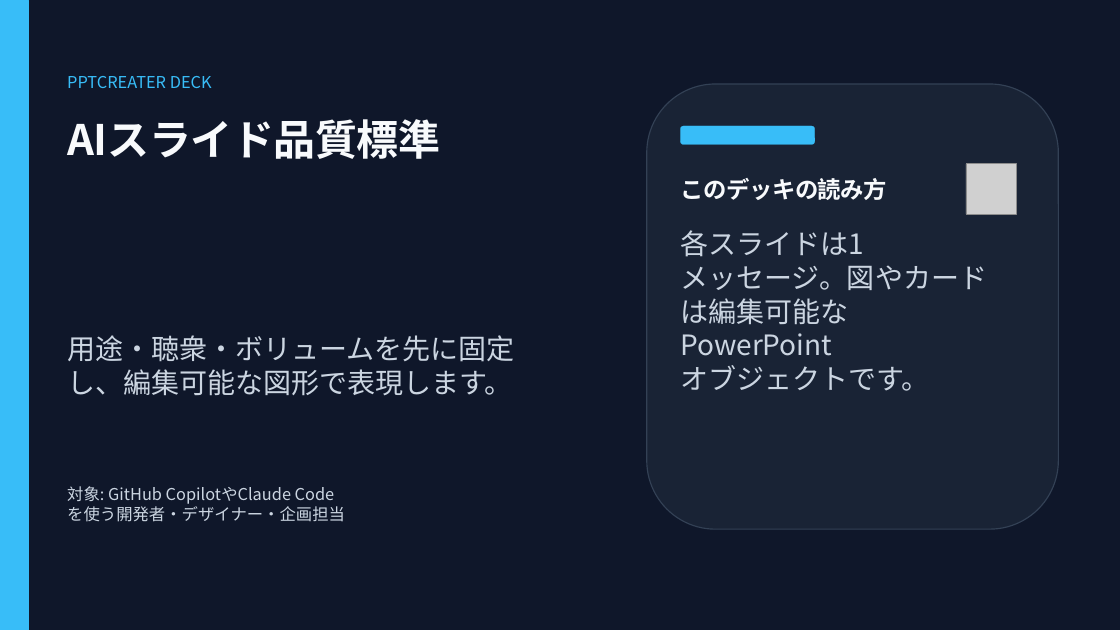
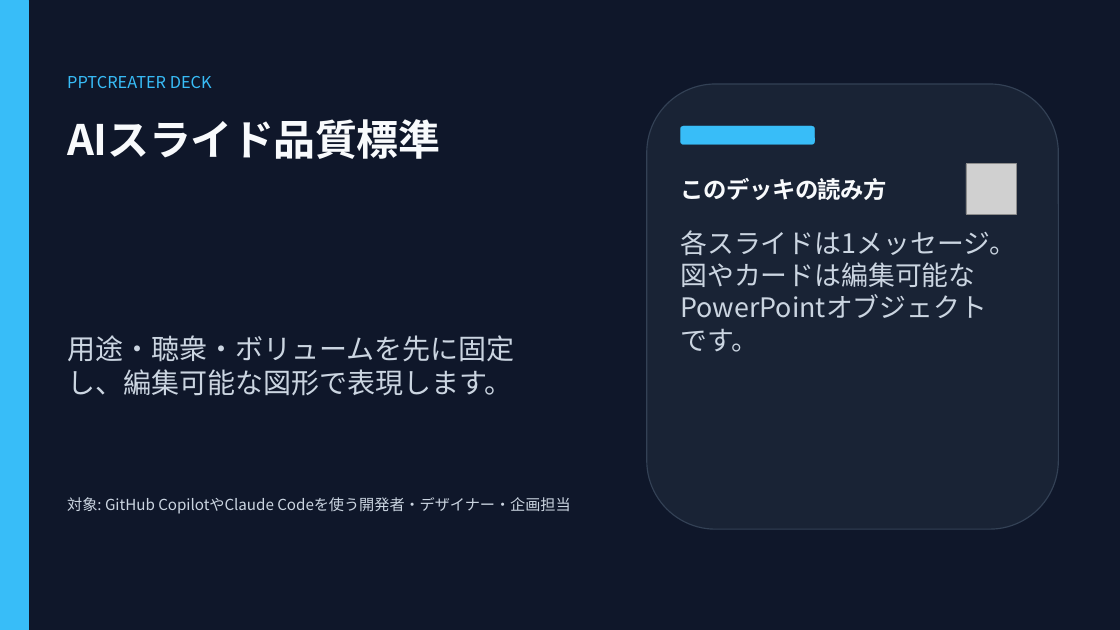
Before and after one commit to murasamelabo/pptcreater, a slide deck: slide 1 of samples/pptcreater-overview-technical.pptx. Drawn at 1120x630 pixels with LibreOffice and Linux fonts; fonts in the diff are those of the drawing; grey boxes stand for pictures; background and template pictures are left out. Boxes give left, top, right and bottom in pixels: in the first picture for what was removed or moved away, otherwise in the second. Text is boxed around its words. In the diff, an @@ line names an element or a change of style, - is before the commit and + after.

```diff
--- a/samples/pptcreater-overview-technical.pptx
+++ b/samples/pptcreater-overview-technical.pptx
@@ text at [680, 230, 1016, 352]: text changed; size 24 to 23 pt @@
-各スライドは1
-メッセージ。図やカード
-は編集可能な
-PowerPoint
-オブジェクトです。
+各スライドは1メッセージ。
+図やカードは編集可能な
+PowerPointオブジェクト
+です。
@@ text at [67, 497, 570, 514]: text changed; size 14 to 13 pt @@
-対象: GitHub CopilotやClaude Code
-を使う開発者・デザイナー・企画担当
+対象: GitHub CopilotやClaude Codeを使う開発者・デザイナー・企画担当
```
Also in this commit, not shown: 1 other slide changed, 35 other files.
